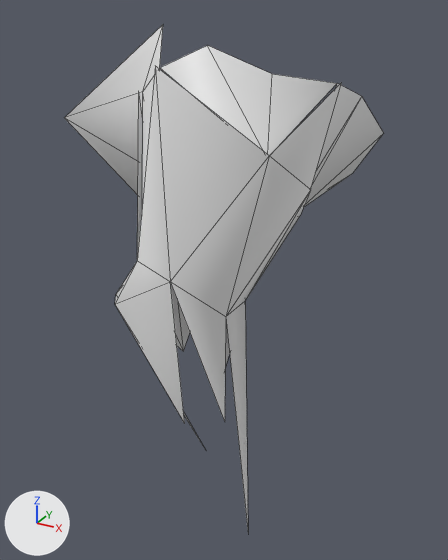
Two versions of the FBX model Backrooms/RawAssets/Meshes/SM_HoundET_FrontUpperR.fbx, one commit apart.
One viewpoint serves both versions: a 50 mm camera at (0.341, -0.635, 0.094) aimed at (-0.071, 0.115, -0.281). The lights are fixed; the arrows at lower left show +X, +Y and +Z. The picture after the commit comes second. Mesh edges are drawn as thin lines. Where no turn or scale is listed for an object, it has been applied to the vertices.

The first picture shows 'SM_HoundET_FrontUpperR'.
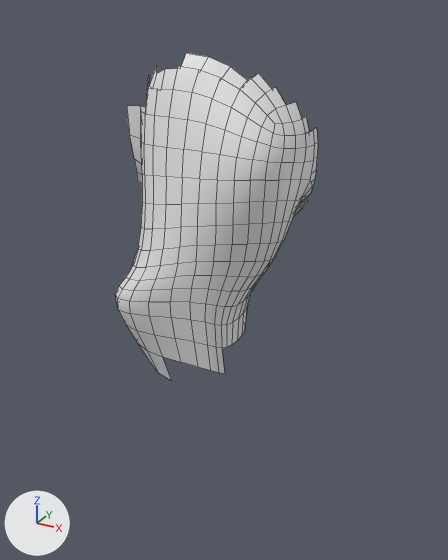
Pixel boxes [x1, y1, x2, y2] of what changed, in the pictures (448 x 560 px):
'SM_HoundET_FrontUpperR', reshaped (36% narrower, 35% shorter)
    before: [64, 25, 383, 528]
    after: [115, 53, 318, 380]
part 1 of me_r_cube_part_007, rebuilt (12% narrower, 32% shorter)
    before: [115, 66, 342, 528]
    after: [115, 66, 315, 380]
part 2 of me_r_cube_part_007, added
    after: [127, 53, 318, 217]
part 3 of me_r_cube_part_007, deleted
    before: [64, 25, 383, 207]

The change in detail:
me_r_cube_part_007 is used by ob_sm_houndet_frontupperr; location (0.0, 0.0, 0.0).
me_r_cube_part_007 had 41 vertices, 39 faces and spanned x -0.236..0.094, y -0.094..0.344, z -0.604..0.076.
me_r_cube_part_007 now has 434 vertices, 355 faces and spans x -0.146..0.092, y -0.097..0.076, z -0.351..0.048.
me_r_cube_part_007 part 1: the loose piece of 22 vertices spanning x -0.135..0.094, y -0.094..0.128, z -0.604..0.035 is rebuilt with 341 vertices and now spans x -0.133..0.092, y -0.097..0.045, z -0.351..0.036.
me_r_cube_part_007 part 2: a new loose piece of 93 vertices spanning x -0.146..0.088, y -0.043..0.076, z -0.173..0.048, in mat_houndskin (white #e7e7e7).
Part 3, on me_r_cube_part_007:
19 vertices are removed from x -0.236..0.094, y -0.072..0.344, z -0.188..0.076.
17 faces are deleted.
